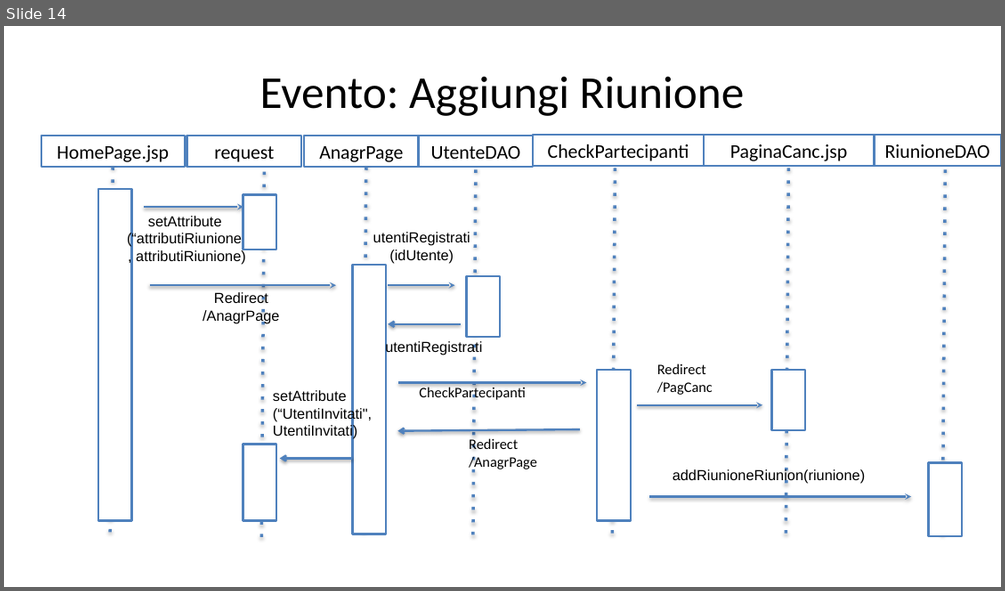
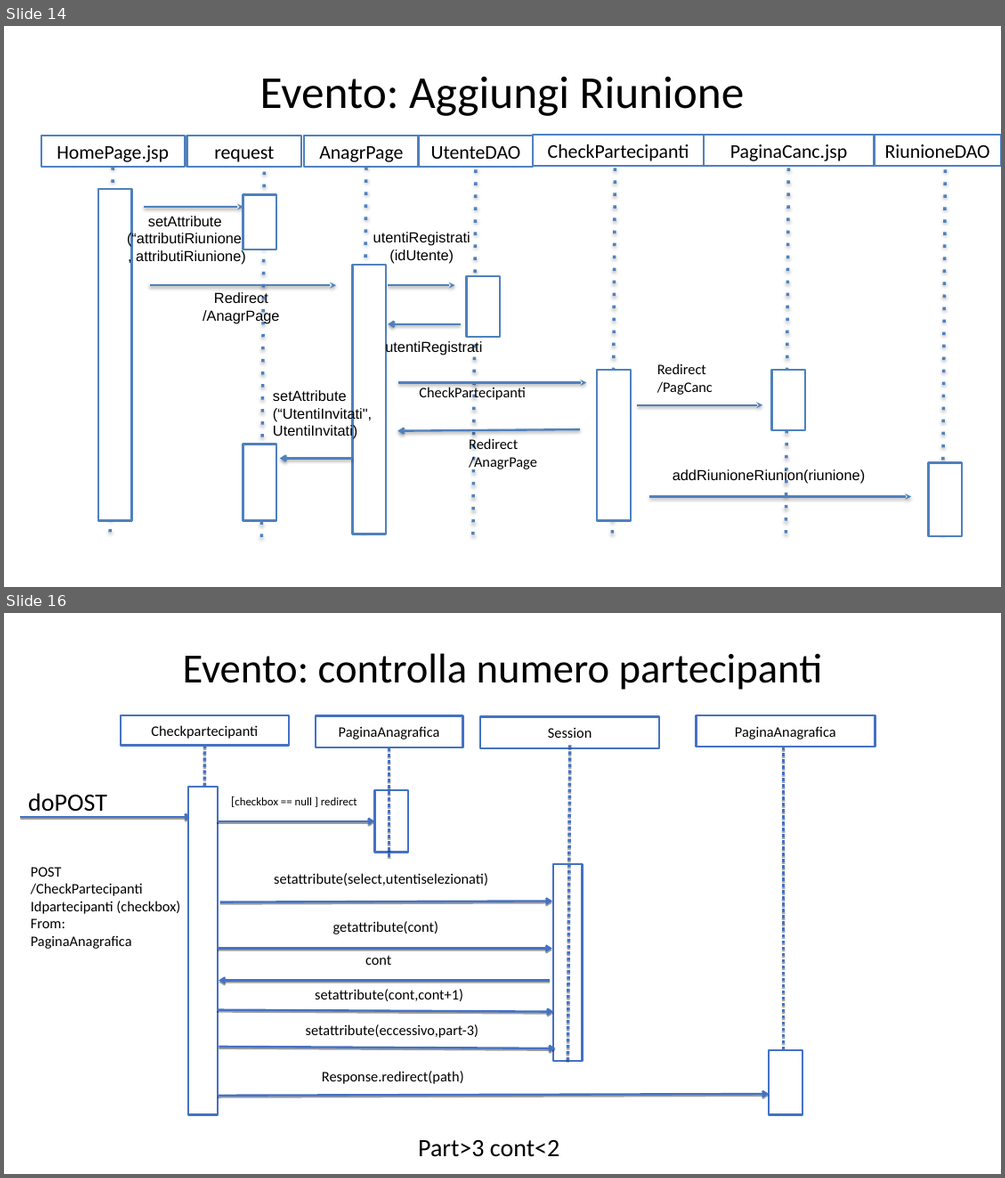
Before and after one commit to lotta98/Progetto5, a slide deck: ProgettoTIW.pptx. Shown one above the other, each under a label of ours: slide 14 before the commit, slides 14 and 16 after it; the slides between them are not shown. The pictures are 1005x591 and 1005x1178 pixels, drawn with LibreOffice and Linux fonts; fonts in the diff are those of the drawing. Boxes give left, top, right and bottom in pixels: in the first picture for what was removed or moved away, otherwise in the second. Text is boxed around its words. In the diff, an @@ line names an element or a change of style, - is before the commit and + after.

```diff
--- a/ProgettoTIW.pptx
+++ b/ProgettoTIW.pptx
@@ slide 16 added at [4,613,1001,1174], background #FFFFFF @@
@@ title added at [183,653,823,690], 40 pt, text #000000 @@
+Evento: controlla numero partecipanti
@@ rectangle added at [121,715,289,746], fill #FFFFFF, outline #4472C4 2 pt, 14 pt, text #000000 @@
+Checkpartecipanti
@@ rectangle added at [316,716,463,747], fill #FFFFFF, outline #4472C4 2 pt, 14 pt, text #000000 @@
+PaginaAnagrafica
@@ rectangle added at [480,717,659,748], fill #FFFFFF, outline #4472C4 2 pt, 14 pt, text #000000 @@
+Session
@@ rectangle added at [696,715,874,747], fill #FFFFFF, outline #4472C4 2 pt, 14 pt, text #000000 @@
+PaginaAnagrafica
@@ line added from (205, 746) to (202, 1101), #4472C4 3 pt @@
@@ line added from (570, 746) to (568, 1061), #4472C4 3 pt @@
@@ line added from (389, 747) to (389, 857), #4472C4 3 pt @@
@@ line added from (783, 747) to (783, 1083), #4472C4 3 pt @@
@@ text added at [28,793,107,811], 24 pt, text #000000 @@
+doPOST
@@ rectangle added at [189,787,218,1115], fill #FFFFFF, outline #4472C4 2 pt @@
@@ text added at [235,797,357,805], 11 pt, text #000000 @@
+[checkbox == null ] redirect
@@ rectangle added at [375,790,409,852], fill #FFFFFF, outline #4472C4 2 pt @@
@@ arrow added from (20, 817) to (192, 817), #4472C4 2 pt @@
@@ arrow added from (217, 821) to (375, 821), #4472C4 2 pt @@
@@ text added at [31,867,180,949], 14 pt, text #000000 @@
+POST
+/CheckPartecipanti
+Idpartecipanti (checkbox)
+From:
+PaginaAnagrafica
@@ text added at [274,873,488,885], 14 pt, text #000000 @@
+setattribute(select,utentiselezionati)
@@ rectangle added at [554,863,582,1061], fill #FFFFFF, outline #4472C4 2 pt @@
@@ arrow added from (220, 901) to (552, 900), #4472C4 2 pt @@
@@ text added at [333,921,438,934], 14 pt, text #000000 @@
+getattribute(cont)
@@ arrow added from (217, 948) to (552, 948), #4472C4 2 pt @@
@@ text added at [365,955,391,965], 14 pt, text #000000 @@
+cont
@@ arrow added from (550, 981) to (218, 981), #4472C4 2 pt @@
@@ arrow added from (217, 1010) to (554, 1012), #4472C4 2 pt @@
@@ text added at [315,989,463,1001], 14 pt, text #000000 @@
+setattribute(cont,cont+1)
@@ text added at [306,1024,478,1038], 14 pt, text #000000 @@
+setattribute(eccessivo,part-3)
@@ arrow added from (218, 1046) to (556, 1048), #4472C4 2 pt @@
@@ rectangle added at [769,1050,802,1115], fill #FFFFFF, outline #4472C4 2 pt @@
@@ text added at [322,1070,464,1084], 14 pt, text #000000 @@
+Response.redirect(path)
@@ arrow added from (217, 1095) to (769, 1094), #4472C4 2 pt @@
@@ text added at [418,1140,559,1157], 24 pt, text #000000 @@
+Part>3 cont<2
```
Also in this commit, not shown: 3 other slides added.
